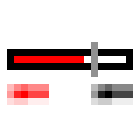
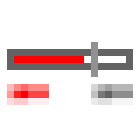
Before/after of a 140 x 140 layered artwork. What changed in the layer stack:
painted on "max text" over [91, 84, 133, 105]
painted on "Rectangle 1" over [7, 49, 133, 70]
